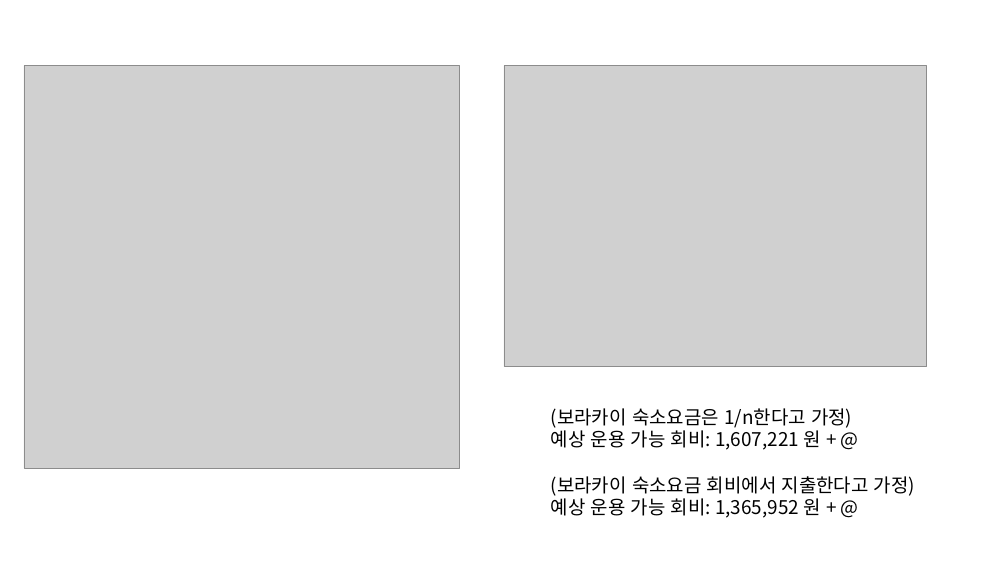
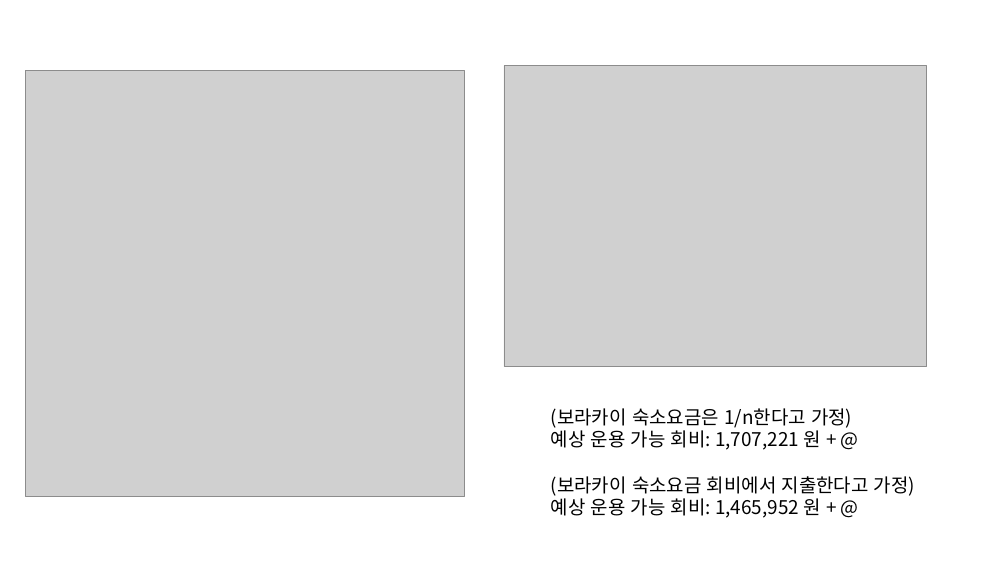
Before and after one commit to 51SB-ANTIMONY/2025-1_UNISTIVF-SEED, a slide deck: slide 4 of PPT/week5_필리핀 친구들 맞이할 준비하기_20250401.pptx. Drawn at 1008x567 pixels with LibreOffice and Linux fonts; fonts in the diff are those of the drawing; grey boxes stand for pictures. Boxes give left, top, right and bottom in pixels: in the first picture for what was removed or moved away, otherwise in the second. Text is boxed around its words. In the diff, an @@ line names an element or a change of style, - is before the commit and + after.

```diff
--- a/PPT/week5_필리핀 친구들 맞이할 준비하기_20250401.pptx
+++ b/PPT/week5_필리핀 친구들 맞이할 준비하기_20250401.pptx
@@ picture: place and size @@
-picture at <box>24,66,460,468</box>
+picture at <box>25,70,464,497</box>
@@ text at <box>551,427,820,450</box>: text changed @@
-예상 운용 가능 회비: 1,607,221 원 + @
+예상 운용 가능 회비: 1,707,221 원 + @
@@ text at <box>551,495,820,518</box>: text changed @@
-예상 운용 가능 회비: 1,365,952 원 + @
+예상 운용 가능 회비: 1,465,952 원 + @
```
Also in this commit, not shown: 1 other file.
